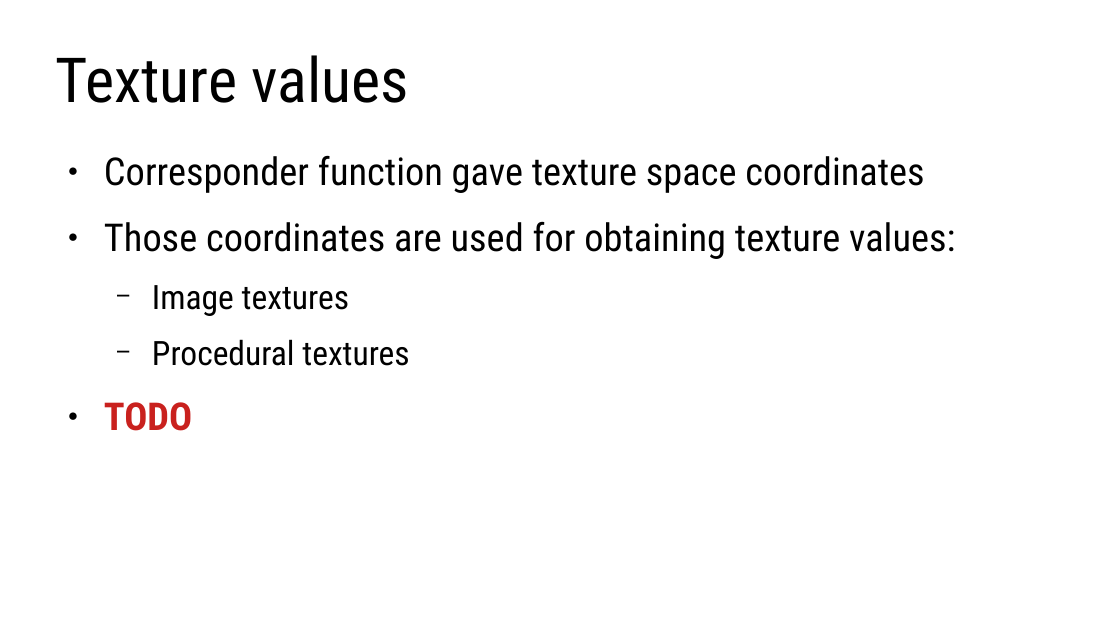
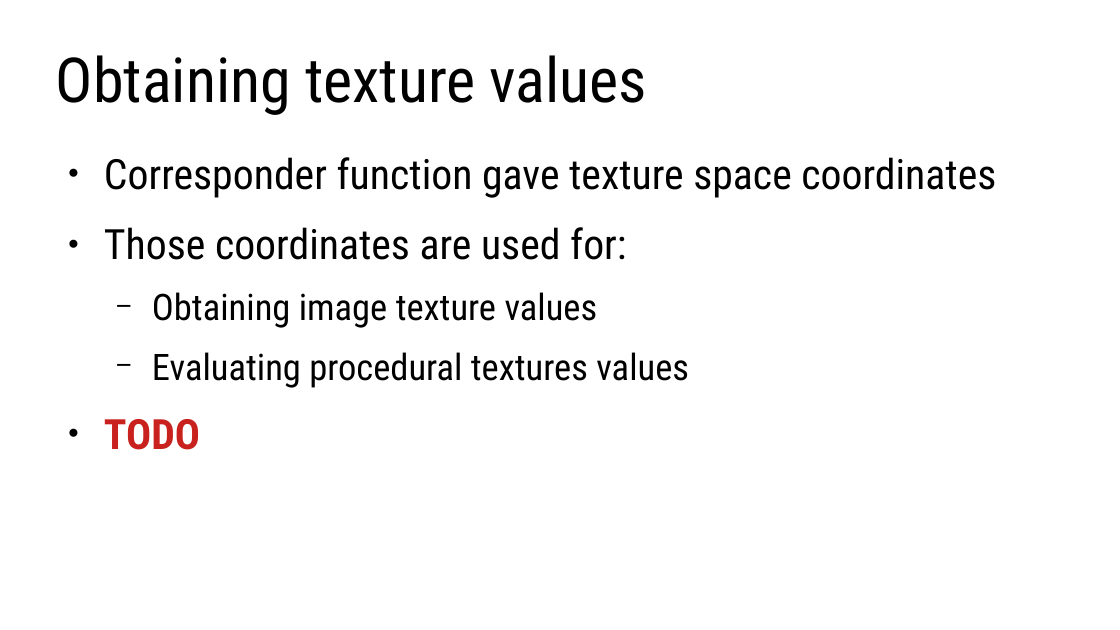
Before and after one commit to lorentzo/IntroductionToComputerGraphics, a slide deck: slide 45 of lectures/3_foundations_3d_scene/3_2_2_3D_models_material.odp (slide 44 before the commit). Drawn at 1120x630 pixels with LibreOffice and Linux fonts; fonts in the diff are those of the drawing. Boxes give left, top, right and bottom in pixels: in the first picture for what was removed or moved away, otherwise in the second. Text is boxed around its words. In the diff, an @@ line names an element or a change of style, - is before the commit and + after.

```diff
--- a/lectures/3_foundations_3d_scene/3_2_2_3D_models_material.odp
+++ b/lectures/3_foundations_3d_scene/3_2_2_3D_models_material.odp
@@ title at [56, 55, 647, 115]: text changed @@
-Texture values
+Obtaining texture values
@@ text at [104, 157, 996, 450]: size 27.2 to 29.6 pt in "Corresponder function gave texture space coordinates", "TODO" @@
@@ text at [104, 227, 689, 388]: text changed; size 27.2 to 25.9 pt @@
-● Those coordinates are used for obtaining texture values:
-  − Image textures
-  − Procedural textures
+● Those coordinates are used for:
+  − Obtaining image texture values
+  − Evaluating procedural textures values
```
Also in this commit, not shown: 1 other slide changed, 9 slides added, 1 slide removed, 8 other files.
